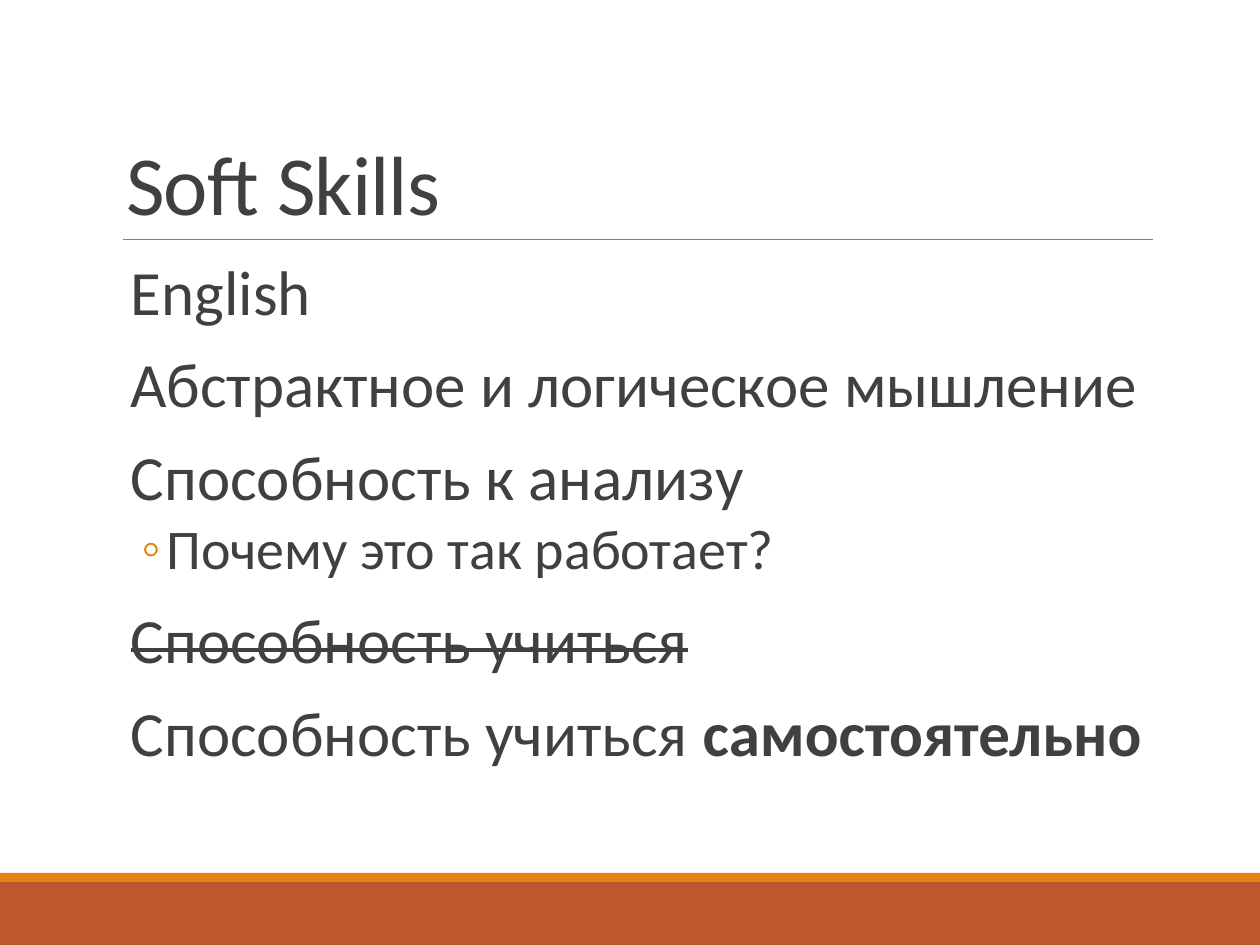
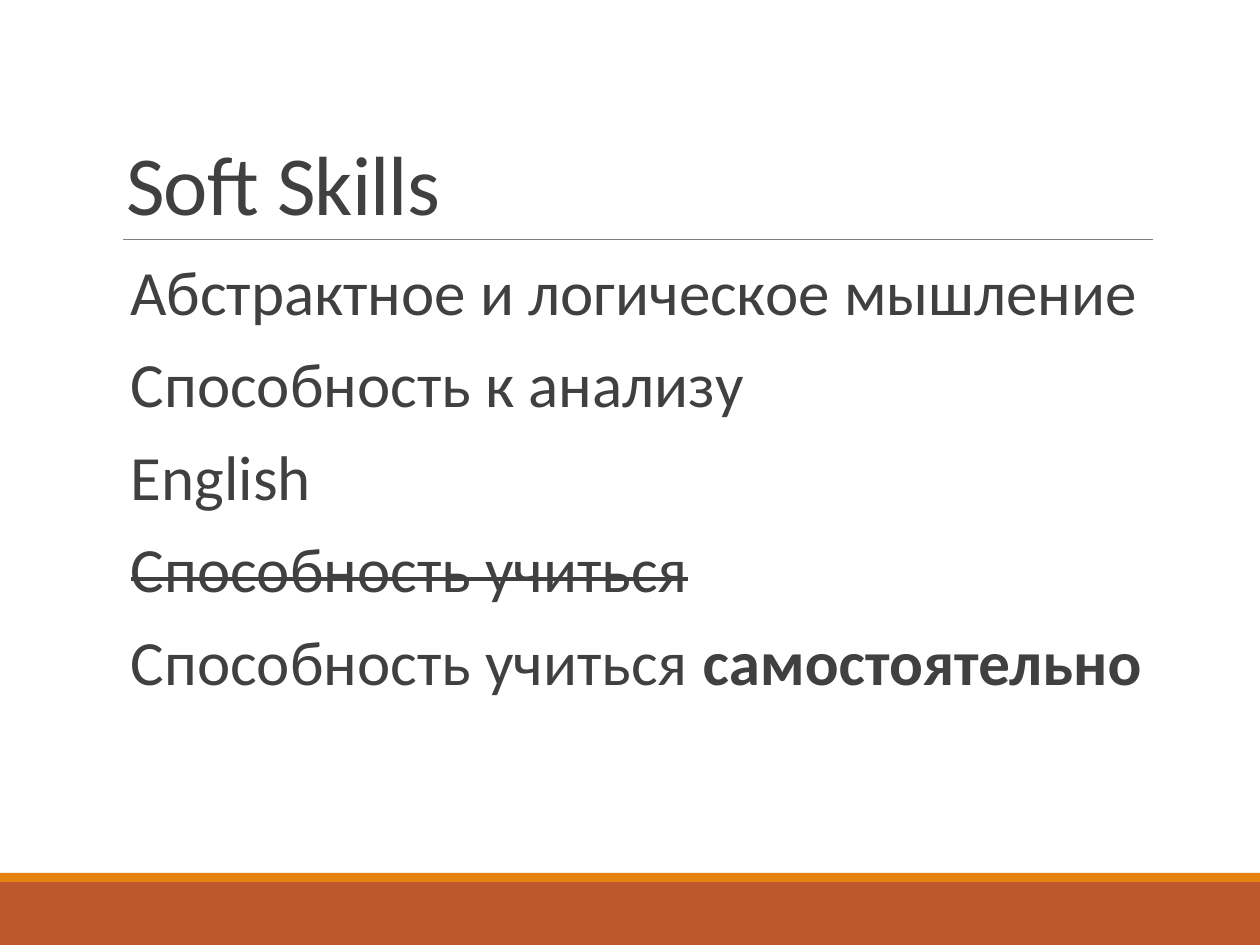
Before and after one commit to vitali-kviatkouski/personal, a slide deck: slide 22 of epamkids/EPAMKids.pptx. Drawn at 1260x945 pixels with LibreOffice and Linux fonts; fonts in the diff are those of the drawing. Boxes give left, top, right and bottom in pixels: in the first picture for what was removed or moved away, otherwise in the second. Text is boxed around its words. In the diff, an @@ line names an element or a change of style, - is before the commit and + after.

```diff
--- a/epamkids/EPAMKids.pptx
+++ b/epamkids/EPAMKids.pptx
@@ text at box(131, 271, 311, 326): paragraph removed @@
-  English
@@ text at box(131, 456, 311, 511): text changed; size 32 to 36 pt @@
-  ◦ Почему это так работает?
+  English
```
Also in this commit, not shown: 3 other slides changed.
